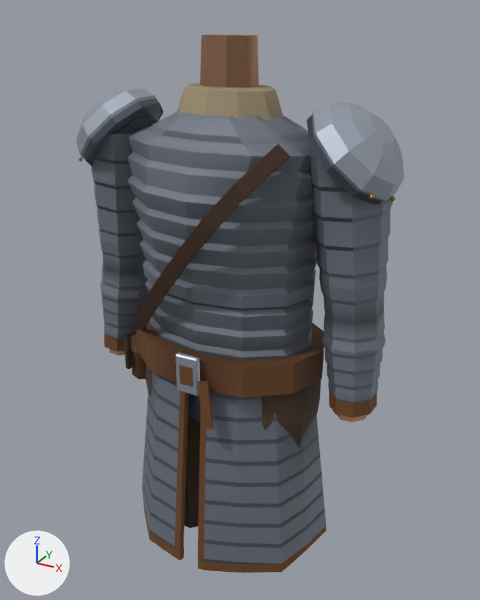
A saved change to the glTF model assets/models/gear/a_mail.glb.
Both versions are drawn from a 50 mm lens placed at (0.624, -1.086, 1.644), pointed at (0.015, 0.021, 1.09). The axes (+X, +Y, +Z) are drawn at lower left. The lights are the same throughout. The older version comes first. Where no turn or scale is listed for an object, it has been applied to the vertices. Vertices at exactly the same position are counted once.

The first picture shows 'ArmL_Fore', 'ArmL_Spaulder', 'ArmL_Upper', 'ArmR_Fore', 'ArmR_Spaulder', 'ArmR_Upper', 'Baldric', 'Belt', 'Neck', 'Padding', 'SkirtL', 'SkirtR', 'Torso' and 5 more.
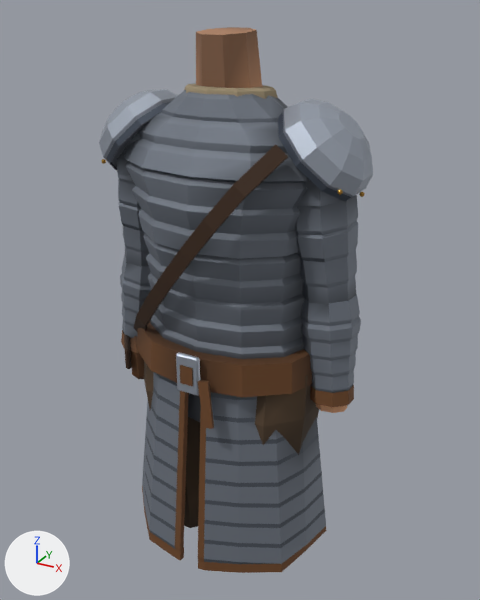
The change, as a diff of the scene's bpy script:
```diff
--- a/assets/models/gear/a_mail.glb.py
+++ b/assets/models/gear/a_mail.glb.py
@@ me_arml_upper_010 @@
-me_arml_upper_010.from_pydata(...)  # 144 vertices, 280 faces; spans x -0.069..0.078, y -0.073..0.073, z -0.312..0.029
+me_arml_upper_010.from_pydata(...)  # 144 vertices, 284 faces; spans x -0.067..0.077, y -0.07..0.07, z -0.293..0.029
+# me_arml_upper_010 part 1: 144 of 144 vertices moved; they spanned x -0.069..0.078, y -0.073..0.073, z -0.312..0.029 and now span x -0.067..0.077, y -0.07..0.07, z -0.293..0.029; mean shift (-0.001, 0.0, 0.007)
+# me_arml_upper_010 part 2: 254 kept faces spanning x -0.067..0.077, y -0.07..0.07, z -0.293..0.029 get new vertex colours
+# me_arml_upper_010 part 3: 40 faces spanning x -0.062..0.077, y -0.067..0.069, z -0.293..-0.026 switch from mat_t1_mail to mat_t1d_mail
+# me_arml_upper_010 part 4: 34 faces spanning x -0.067..0.033, y -0.07..0.07, z -0.241..0.017 switch from mat_t1d_mail to mat_t1_mail
@@ me_arml_fore_010 @@
-me_arml_fore_010.from_pydata(...)  # 144 vertices, 264 faces; spans x -0.05..0.058, y -0.062..0.055, z -0.207..0.012
+me_arml_fore_010.from_pydata(...)  # 144 vertices, 264 faces; spans x -0.049..0.065, y -0.058..0.055, z -0.228..0.014
+# me_arml_fore_010 part 5: 144 of 144 vertices moved; they spanned x -0.05..0.058, y -0.062..0.055, z -0.207..0.012 and now span x -0.049..0.065, y -0.058..0.055, z -0.228..0.014; mean shift (0.005, -0.002, -0.009)
+# me_arml_fore_010 part 6: 143 kept faces spanning x -0.049..0.063, y -0.058..0.055, z -0.211..0.014 get new vertex colours
 me_arml_fore_010.materials.append(mat_t1_mail)
@@ me_armr_fore_010 @@
-me_armr_fore_010.from_pydata(...)  # 144 vertices, 264 faces; spans x -0.058..0.05, y -0.062..0.055, z -0.207..0.012
+me_armr_fore_010.from_pydata(...)  # 144 vertices, 264 faces; spans x -0.065..0.049, y -0.058..0.055, z -0.228..0.014
+# me_armr_fore_010 part 7: 144 of 144 vertices moved; they spanned x -0.058..0.05, y -0.062..0.055, z -0.207..0.012 and now span x -0.065..0.049, y -0.058..0.055, z -0.228..0.014; mean shift (-0.005, -0.002, -0.009)
+# me_armr_fore_010 part 8: 152 kept faces spanning x -0.063..0.049, y -0.058..0.055, z -0.211..0.014 get new vertex colours
 me_armr_fore_010.materials.append(mat_t1_mail)
@@ me_neck_010 @@
-me_neck_010.from_pydata(...)  # 16 vertices, 28 faces; spans x -0.054..0.054, y -0.046..0.058, z -0.06..0.112
+me_neck_010.from_pydata(...)  # 24 vertices, 44 faces; spans x -0.065..0.065, y -0.05..0.075, z -0.044..0.122
+# me_neck_010 part 9: the whole mesh is rebuilt
 me_neck_010.materials.append(mat_g_skin)
@@ me_padding @@
 me_padding.from_pydata(...)  # 40 vertices, 76 faces; spans x -0.119..0.119, y -0.099..0.111, z -0.069..0.029
+# me_padding part 10: 14 faces centred in x -0.111..0.111, y -0.086..0.069, z -0.052..-0.03 are repainted in the vertex colours; the middle colour goes from white #eeeeee to grey #a2a2a2
 me_padding.materials.append(mat_g_linen_d)
@@ me_torso_010 @@
-me_torso_010.from_pydata(...)  # 372 vertices, 740 faces; spans x -0.212..0.212, y -0.151..0.143, z 0.002..0.524
+me_torso_010.from_pydata(...)  # 384 vertices, 764 faces; spans x -0.222..0.222, y -0.146..0.148, z 0.002..0.558
+# me_torso_010 part 11: 365 vertices removed from x -0.212..0.212, y -0.151..0.143, z 0.002..0.524; 377 vertices added at x -0.222..0.222, y -0.146..0.148, z 0.002..0.558
 me_torso_010.materials.append(mat_t1_mail)
@@ ob_arml_spaulder @@
 ob_arml_spaulder = bpy.data.objects.new('ArmL_Spaulder', me_arml_spaulder)
-ob_arml_spaulder.location = (0.238, 0.0, 1.423)
+ob_arml_spaulder.location = (0.182, 0.004, 1.423)
@@ ob_arml_upper @@
 ob_arml_upper = bpy.data.objects.new('ArmL_Upper', me_arml_upper_010)
-ob_arml_upper.location = (0.238, 0.0, 1.423)
+ob_arml_upper.location = (0.182, 0.004, 1.423)
@@ ob_arml_fore @@
 ob_arml_fore = bpy.data.objects.new('ArmL_Fore', me_arml_fore_010)
-ob_arml_fore.location = (0.266, 0.01, 1.116)
+ob_arml_fore.location = (0.212, 0.016, 1.136)
@@ ob_armr_spaulder @@
 ob_armr_spaulder = bpy.data.objects.new('ArmR_Spaulder', me_armr_spaulder)
-ob_armr_spaulder.location = (-0.238, 0.0, 1.423)
+ob_armr_spaulder.location = (-0.182, 0.004, 1.423)
@@ ob_armr_upper @@
 ob_armr_upper = bpy.data.objects.new('ArmR_Upper', me_armr_upper_010)
-ob_armr_upper.location = (-0.238, 0.0, 1.423)
+ob_armr_upper.location = (-0.182, 0.004, 1.423)
@@ ob_armr_fore @@
 ob_armr_fore = bpy.data.objects.new('ArmR_Fore', me_armr_fore_010)
-ob_armr_fore.location = (-0.266, 0.01, 1.116)
+ob_armr_fore.location = (-0.212, 0.016, 1.136)
```

Changed parts and their boxes (x1, y1, x2, y2) in the pictures (480 x 600 px; the box of a moved part takes in the faces that stretch with it):
'Torso', reshaped (8% taller): before (127, 110, 317, 360); after (124, 90, 310, 359)
'ArmL_Upper', reshaped, moved: before (309, 151, 393, 325); after (288, 154, 358, 305)
'ArmL_Spaulder', moved: before (307, 101, 404, 205); after (278, 99, 373, 201)
'ArmL_Fore', reshaped, moved (6% narrower, 8% taller): before (322, 312, 386, 422); after (301, 294, 361, 413)
'ArmR_Upper', moved: before (91, 116, 158, 274); after (117, 133, 149, 267)
'ArmR_Spaulder', moved: before (76, 88, 163, 166); after (99, 89, 177, 170)
'Neck', reshaped: before (200, 34, 259, 88); after (196, 27, 263, 88)
'ArmR_Fore', reshaped, moved: before (100, 264, 148, 355); after (120, 255, 151, 347)
part 1 of me_arml_upper_010, moved or reshaped: before (319, 279, 355, 306); after (300, 239, 357, 279)
part 2 of me_arml_upper_010, recoloured: before (309, 151, 393, 325); after (288, 154, 358, 305)
part 3 of me_arml_upper_010, recoloured: before (311, 208, 388, 325); after (296, 230, 325, 262)
part 4 of me_arml_upper_010, recoloured: before (311, 183, 353, 302); after (288, 154, 320, 256)
part 5 of me_arml_fore_010, moved or reshaped: before (322, 313, 385, 422); after (302, 294, 361, 413)
part 6 of me_arml_fore_010, recoloured: before (322, 312, 386, 403); after (301, 295, 361, 393)
part 7 of me_armr_fore_010, moved or reshaped: before (100, 286, 146, 355); after (120, 266, 148, 347)
part 8 of me_armr_fore_010, recoloured: before (100, 264, 148, 340); after (120, 255, 151, 338)
part 10 of me_padding, recoloured: before (177, 109, 284, 120)
